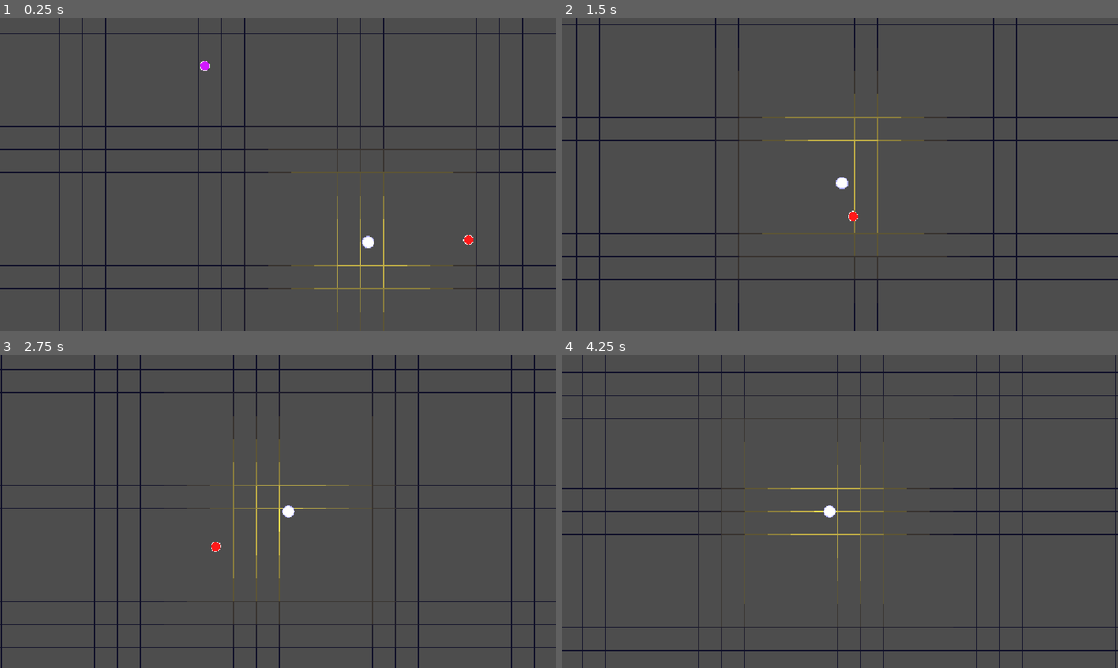
Above: before the commit, frames 1-4 (two rows, left to right).
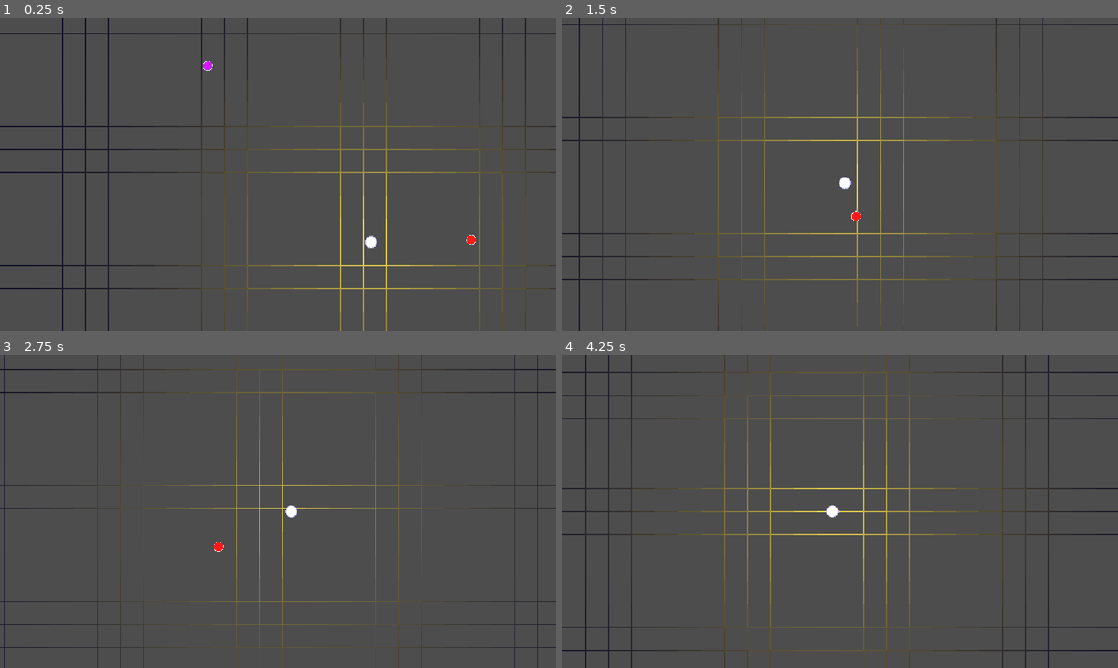
Above: after the commit, the same moments.

Repository: prime399/beatgrid-new
Game: Godot game, scene res://control.tscn
The game is run twice, just before and just after one commit, with the same random seed, the same clock (stepped at 60 frames per second) and the same inputs.
Inputs:
- Up to frame 1 (0.25 s): no input
- Up to frame 2 (1.5 s): hold Right (ui_right) 0.53-1.28 s; hold Down (ui_down) from 1.28 s (still down)
- Up to frame 3 (2.75 s): release Down (ui_down) at 2.03 s; hold Right (ui_right) from 2.03 s (still down)
- Up to frame 4 (4.25 s): release Right (ui_right) at 2.78 s; hold Up (ui_up) 2.78-3.53 s; hold Left (ui_left) from 3.53 s (still down)

The runs differ from the first frame. In frame 1, 6.4% of the frame differs, in the area x 10-100%, y 0-100%; in frame 2, 5.7%; in frame 3, 5.8%; in frame 4, 6.3%.

Commit message:
Update camera and refactor grid influence math

Diff:
--- a/control.tscn
+++ b/control.tscn
@@ -32,7 +32,8 @@
 [node name="Player" type="Node2D" parent="." unique_id=640842919]
 script = ExtResource("4_kbped")
 
-[node name="Camera2D" type="Camera2D" parent="Player"]
+[node name="Camera2D" type="Camera2D" parent="Player" unique_id=1518093203]
+position = Vector2(-6, 0)
 position_smoothing_enabled = true
 position_smoothing_speed = 8.0
 
--- a/grid.gd
+++ b/grid.gd
@@ -4,7 +4,7 @@
 const CELL_SIZE      = 48
 const BASE_COLOR     = Color(0.055, 0.055, 0.157, 1.0)
 const GLOW_COLOR     = Color(1.0, 0.902, 0.314, 1.0)
-const INFLUENCE_CELLS = 6
+const INFLUENCE_RADIUS = 20.0
 const MAP_W          = 3200.0
 const MAP_H          = 2400.0
 
@@ -33,14 +33,11 @@
 					  _get_line_color(mid), 1.0)
 
 func _get_line_color(segment_mid: Vector2) -> Color:
-	var player_cell = (player_pos / CELL_SIZE).floor()
-	var seg_cell    = (segment_mid / CELL_SIZE).floor()
-	var dist        = max(abs(seg_cell.x - player_cell.x),
-						  abs(seg_cell.y - player_cell.y))
-	if dist >= INFLUENCE_CELLS:
+	var dist = segment_mid.distance_to(player_pos) / CELL_SIZE
+	if dist >= INFLUENCE_RADIUS:
 		return BASE_COLOR
-	var t = 1.0 - (float(dist) / INFLUENCE_CELLS)
-	t     = pow(t, 1.6)
+	var t = 1.0 - (dist / INFLUENCE_RADIUS)
+	t = t * t * t
 	return BASE_COLOR.lerp(GLOW_COLOR, t)
 
 func update_player_pos(pos: Vector2):
